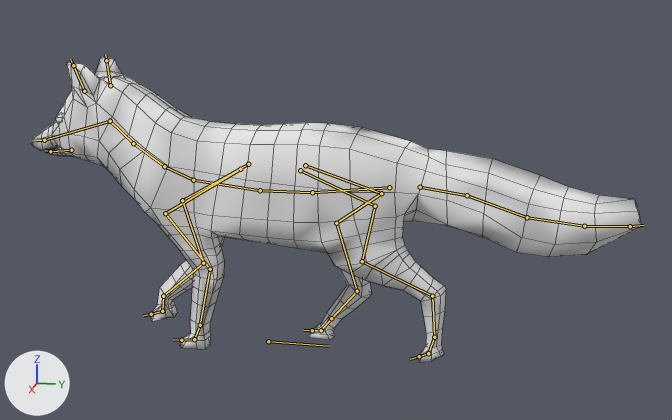
Two versions of the Blender file static/blender/rigs/fox/animation-fox-walk-v2.blend, one commit apart.
One viewpoint serves both versions: a 50 mm lens placed at (5.09, 1.43, 2.12), pointed at (0.0, 0.42, 0.84). Every picture has the same lights, and +X, +Y and +Z are marked at lower left. Both versions are drawn at frame 7 of the action 'Walk'; the numbers are the values there. The bones that bend it are drawn over the model as lines. Mesh edges are drawn as thin lines.

In view in the first picture: 'Fox-Mesh.001'.
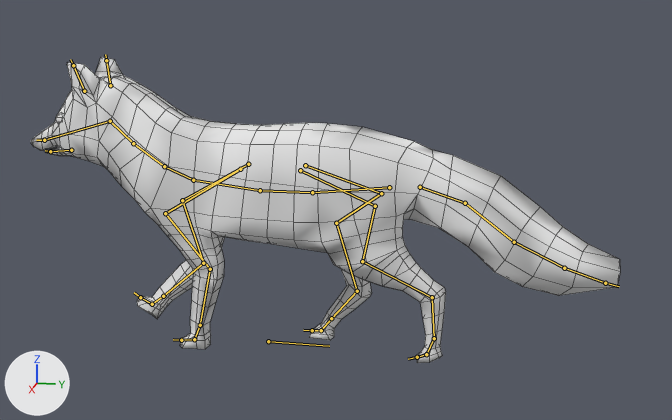
What differs and where, as boxes [x1, y1, x2, y2] in the pictures (672 x 420 px):
'Fox-Mesh.001', posed
    before: [31, 57, 641, 362]
    after: [31, 57, 620, 363]

Diff of the bpy script that builds the scene:
```diff
--- a/static/blender/rigs/fox/animation-fox-walk-v2.blend.py
+++ b/static/blender/rigs/fox/animation-fox-walk-v2.blend.py
@@ bone_drv_front_leg_lower_r_002 @@
 bone_drv_front_leg_lower_r_002 = bpy.data.objects['Armature.001'].pose.bones['DRV_Front_Leg_Lower_R.002']  # child of 'DRV_root.001'
-bone_drv_front_leg_lower_r_002.rotation_quaternion = (0.993, 0.114, 0.0, 0.0)  # degrees (13, 0, 0)
+bone_drv_front_leg_lower_r_002.rotation_quaternion = (0.956, -0.294, 0.0, 0.0)  # degrees (-34, 0, 0)
@@ bone_drv_tail_base_001 @@
 bone_drv_tail_base_001 = bpy.data.objects['Armature.001'].pose.bones['DRV_Tail_Base.001']  # child of 'DRV_Hips.001'
-bone_drv_tail_base_001.rotation_quaternion = (0.997, -0.078, 0.0, 0.0)  # degrees (-9, 0, 0)
+bone_drv_tail_base_001.rotation_quaternion = (0.987, -0.16, 0.0, 0.0)  # degrees (-18, 0, 0)
@@ bone_drv_tail_mid_002 @@
 bone_drv_tail_mid_002 = bpy.data.objects['Armature.001'].pose.bones['DRV_Tail_Mid.002']  # child of 'DRV_Tail_Base.001'
-bone_drv_tail_mid_002.rotation_quaternion = (0.997, -0.078, 0.0, 0.0)  # degrees (-9, 0, 0)
+bone_drv_tail_mid_002.rotation_quaternion = (0.987, -0.16, 0.0, 0.0)  # degrees (-18, 0, 0)
```
